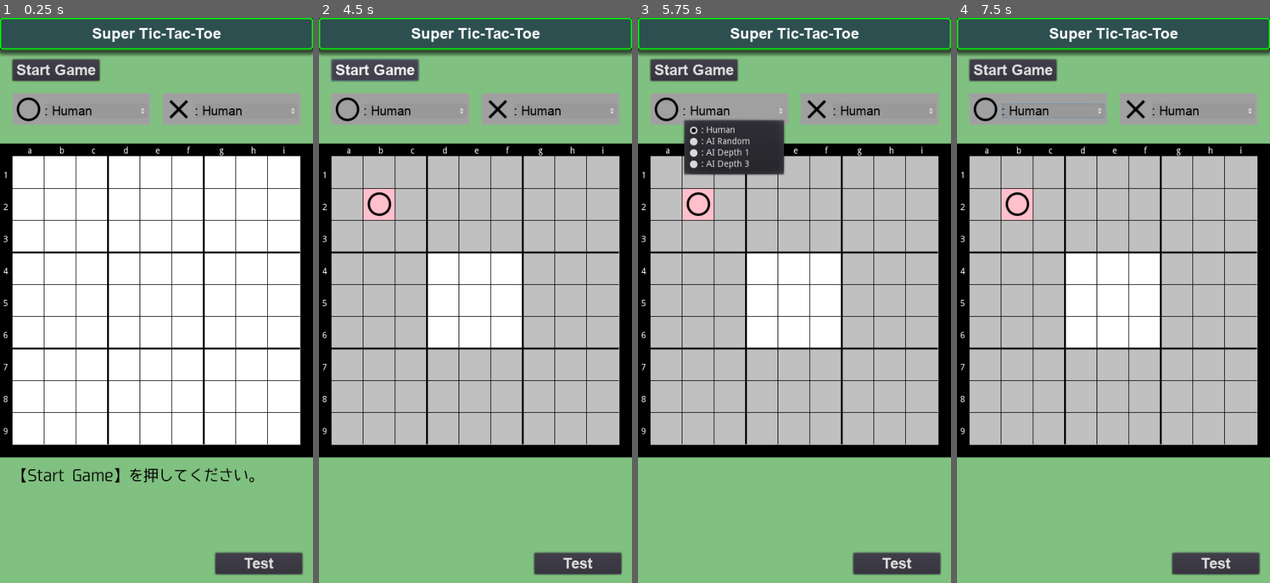
Above: before the commit, frames 1-4 (left to right).
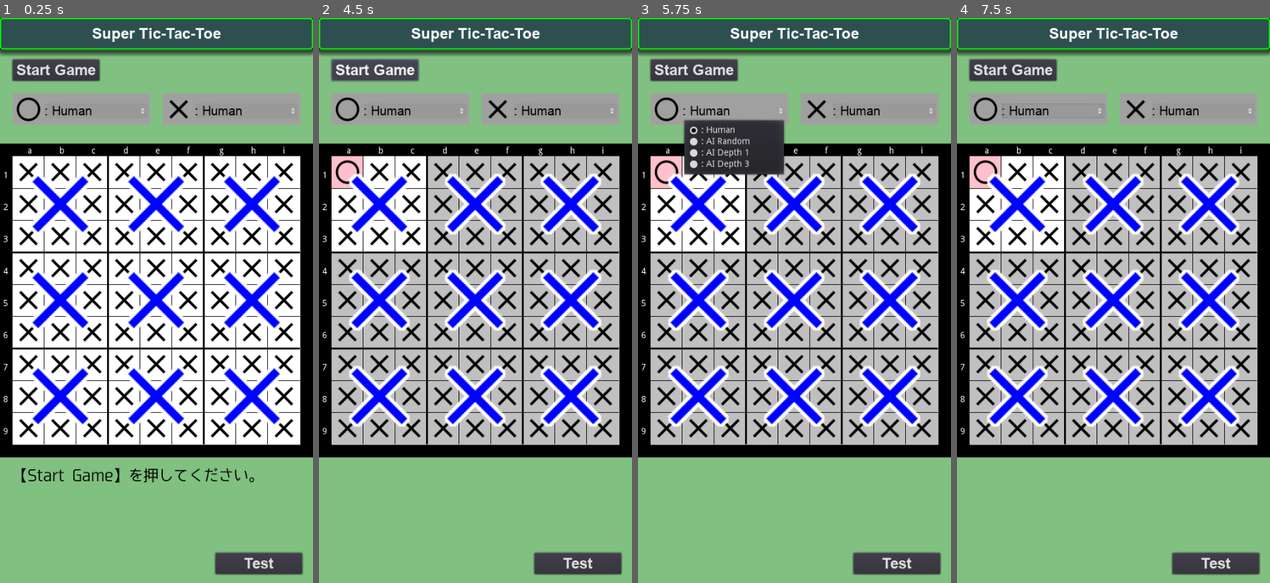
Above: after the commit, the same moments.

Repository: vivisuke/SuperTicTacToe
Game: Godot game, scene res://MainScene.tscn
Same seed, same stepped clock (60 frames per second), same inputs: the game is played once before the commit and once after it.
Inputs:
- Up to frame 1 (0.25 s): no input
- Up to frame 2 (4.5 s): click "Start Game" at 0.5 s; click "Stop Game" at 1.25 s; click "Start Game" at 2 s; click "Test" at 2.75 s; click "Ｖ" at 3.5 s; click "Stop Game" at 4.25 s
- Up to frame 3 (5.75 s): click ": Human" at 5 s
- Up to frame 4 (7.5 s): click "Test" at 5.75 s; click ": Human" at 6.5 s; click "Ｖ" at 7.25 s

The runs differ from the first frame. In frame 1, 13% of the frame differs, in the area x 6-94%, y 25-75%; in frame 2, 23%, in the area x 4-94%, y 24-75%; in frame 3, 22%; in frame 4, 23%.

Commit message:
0176 ◎ C 02/25 02/28 0.001│ToDo│タイルセット値は TS_XXX に変更し、盤面色は ±1, 0 に変更

Diff:
--- a/SuperTicTacToe/MainScene.tscn
+++ b/SuperTicTacToe/MainScene.tscn
@@ -1,8 +1,7 @@
-[gd_scene load_steps=27 format=2]
+[gd_scene load_steps=26 format=2]
 
 [ext_resource path="res://scripts/TitleBar.gd" type="Script" id=1]
 [ext_resource path="res://fonts/arialbd.ttf" type="DynamicFontData" id=2]
-[ext_resource path="res://scripts/Board.gd" type="Script" id=3]
 [ext_resource path="res://images/close_black.png" type="Texture" id=4]
 [ext_resource path="res://images/circle_black.png" type="Texture" id=5]
 [ext_resource path="res://images/big_circle_black.png" type="Texture" id=6]
@@ -164,7 +163,6 @@
 margin_right = 500.0
 margin_bottom = 700.0
 color = Color( 0.752941, 0.752941, 0.752941, 1 )
-script = ExtResource( 3 )
 
 [node name="TileMapBG" type="TileMap" parent="Board"]
 position = Vector2( 20, 20 )
--- a/SuperTicTacToe/scripts/MainScene.gd
+++ b/SuperTicTacToe/scripts/MainScene.gd
@@ -66,10 +66,13 @@
 ]
 const mb_str = ["Ｘ", "Ｏ"]
 enum {
-	EMPTY = -1,
-	BATSU = 0, MARU,
+	BLACK = -1, EMPTY, WHITE,				#	盤面石値、WHITE for 先手
+	TS_EMPTY = -1, TS_BATSU, TS_MARU,		#	タイルセットID
 	HUMAN = 0, AI_RANDOM, AI_DEPTH_1, AI_DEPTH_3,
 }
+var g_board3x3 = []			# 3x3 盤面 for 作業用
+var g_eval = []				# 盤面インデックス→評価値 テーブル
+
 class HistItem:
 	var x:int				# 着手位置
 	var y:int
@@ -104,7 +107,7 @@
 		n_put = 0
 		is_game_over = false
 		winner = -1
-		next_color = MARU
+		next_color = WHITE
 		n_put_local = [0, 0, 0, 0, 0, 0, 0, 0, 0]
 		three_lined_up = [false, false, false, false, false, false, false, false, false]
 		next_board = -1
@@ -147,11 +150,11 @@
 			txt += "\n"
 		txt += "\n"
 		if is_game_over:
-			if winner == MARU: txt += "O won.\n"
-			elif winner == BATSU: txt += "X won.\n"
+			if winner == WHITE: txt += "O won.\n"
+			elif winner == BLACK: txt += "X won.\n"
 			else: txt += "draw.\n"
 		else:
-			txt += "next turn color: %s\n" % ("O" if next_color == MARU else "X")
+			txt += "next turn color: %s\n" % ("O" if next_color == WHITE else "X")
 			txt += "next board = %d\n" % next_board
 		txt += "last_put_pos = [%d, %d]\n" % last_put_pos()
 		print(txt)
@@ -188,11 +191,11 @@
 		if !is_game_over && n_put == N_HORZ*N_VERT:
 			is_game_over = true
 		stack.push_back(HistItem.new(x, y, linedup, next_board))
-		next_color = (MARU + BATSU) - next_color	# 手番交代
+		next_color = (WHITE + BLACK) - next_color	# 手番交代
 		update_next_board(x, y)					# next_board 設定
 	func unput():
 		if stack.empty(): return
-		next_color = (MARU + BATSU) - next_color	# 手番交代
+		next_color = (WHITE + BLACK) - next_color	# 手番交代
 		var itm = stack.pop_back()
 		l_board[itm.x + itm.y*N_HORZ] = EMPTY
 		if itm.linedup:				# 着手で三目並んだ場合
@@ -203,7 +206,7 @@
 		next_board = itm.next_board
 		pass
 	func change_turn():				# 手番交代
-		next_color = (MARU + BATSU) - next_color
+		next_color = (WHITE + BLACK) - next_color
 	func is_three_stones(x : int, y : int):		# 三目並んだか？
 		var x3 : int = x % 3
 		var x0 : int = x - x3		# ローカルボード内左端座標
@@ -294,23 +297,23 @@
 					put(x0+h, y0+v, next_color)
 					if is_game_over:
 						unput()
-						if next_color == MARU:
+						if next_color == WHITE:
 							return 9000
 						else:
 							return -9000
 					var ev = alpha_bata(alpha, beta, depth-1)
 					unput()
-					if next_color == MARU:
+					if next_color == WHITE:
 						alpha = max(ev, alpha)
 						if alpha >= beta: return alpha
 					else:
 						beta = min(ev, beta)
 						if alpha >= beta: return beta
-		if next_color == MARU:
+		if next_color == WHITE:
 			return alpha
 		else:
 			return beta
-	func select_depth_3():		# ３手先読み（着手評価のみ）で着手決定
+	func select_depth_3():		# ３手先読み＋評価関数で着手決定
 		var bd = Board.new()
 		bd.copy(self)
 		var DEPTH = 3
@@ -335,7 +338,7 @@
 					bd.put(x0+h, y0+v, next_color)
 					var ev = bd.alpha_bata(alpha, beta, DEPTH)
 					bd.unput()
-					if next_color == MARU:
+					if next_color == WHITE:
 						if ev > alpha:
 							alpha = ev
 							ps = [x0+h, y0+v]
@@ -377,7 +380,7 @@
 			i4 = i4 * 3 + get_color_g(2 - g, g) + 1
 		ev += (ev_pat_table[i3] + ev_pat_table[i4]) * 32
 		if next_board < 0:		# 全ボードに着手可能
-			if next_color == MARU:
+			if next_color == WHITE:
 				ev += 16
 			else:
 				ev -= 16
@@ -444,7 +447,7 @@
 var AI_thinking = false
 var waiting = 0;				# ウェイト中カウンタ
 var game_started = false				# ゲーム中
-var next_color = MARU
+var next_color = WHITE
 var maru_player = HUMAN
 var batsu_player = HUMAN
 #var next_logical_board = [-1, -1]	# 着手可能ロジカルボード
@@ -455,14 +458,15 @@
 
 func _ready():
 	print(Time.get_ticks_usec())
+	build_3x3_eval_table()			# 3x3盤面→評価値テーブル構築
 	#
 	g_bd = Board.new()
 	g_bd.print()
 	print("eval_board = ", g_bd.eval_board())
-	g_bd.put(0, 0, MARU)
+	g_bd.put(0, 0, WHITE)
 	g_bd.print()
 	print("eval_board = ", g_bd.eval_board())
-	g_bd.put(1, 1, BATSU)
+	g_bd.put(1, 1, BLACK)
 	g_bd.print()
 	print("eval_board = %d\n" % g_bd.eval_board())
 	g_bd.unput()
@@ -484,10 +488,40 @@
 	init_board()
 	update_next_label()
 	#update_next_underline()
-	#put(2, 2, MARU)
+	#put(2, 2, WHITE)
 	$MessLabel.text = "【Start Game】を押してください。"
 	print(Time.get_ticks_usec())
 	pass # Replace with function body.
+func col2tsid(col):
+	match col:
+		EMPTY:	return TS_EMPTY
+		WHITE:	return TS_MARU
+		BLACK:	return TS_BATSU
+func tsid2col(id):
+	match id:
+		TS_EMPTY:	return EMPTY
+		TS_MARU:	return WHITE
+		TS_BATSU:	return BLACK
+func eval3(c1, c2, c3):
+	pass
+func eval3x3(bd : Array):
+	pass
+func set_board3x3(index : int):
+	var i = 8
+	while i >= 0:
+		match index % 3:
+			0:	g_board3x3[i] = EMPTY
+			1:	g_board3x3[i] = WHITE
+			2:	g_board3x3[i] = BLACK
+		index /= 3
+		i -= 1
+func build_3x3_eval_table():
+	g_board3x3.resize(3*3)
+	g_eval.resize(pow(3, 9))		# 3^9
+	for ix in range(g_eval.size()):
+		set_board3x3(ix);
+		g_eval[ix] = eval3x3(g_board3x3);
+	pass
 func setup_player_option_button(ob):
 	ob.add_item(": Human", 0)
 	ob.add_item(": AI Random", 1)
@@ -512,7 +546,7 @@
 	put_pos = [-1, -1]
 	n_put_board = [0, 0, 0, 0, 0, 0, 0, 0, 0]
 	three_lined_up = [false, false, false, false, false, false, false, false, false]
-	next_color = MARU
+	next_color = WHITE
 	#for y in range(N_VERT):
 	#	for x in range(N_HORZ):
 	#		$Board/TileMapLocal.set_cell(x, y, -1)
@@ -525,15 +559,15 @@
 	pass
 func update_next_label():
 	if game_started:
-		$MessLabel.text = "次は%sの手番です。" % ("Ｏ" if next_color == MARU else "Ｘ")
+		$MessLabel.text = "次は%sの手番です。" % ("Ｏ" if next_color == WHITE else "Ｘ")
 	update_next_underline()
 func update_next_underline():
-	$MaruPlayer/Underline.visible = game_started && next_color == MARU
-	$BatsuPlayer/Underline.visible = game_started && next_color == BATSU
+	$MaruPlayer/Underline.visible = game_started && next_color == WHITE
+	$BatsuPlayer/Underline.visible = game_started && next_color == BLACK
 func can_put_local(x : int, y : int):
 	return $Board/TileMapBG.get_cell(x, y) == NEXT_LOCAL_BOARD
 func is_empty(x : int, y : int):
-	return $Board/TileMapLocal.get_cell(x, y) == -1
+	return $Board/TileMapLocal.get_cell(x, y) == TS_EMPTY
 func put(x : int, y : int, col):
 	if !is_empty(x, y): return
 	n_put += 1
@@ -544,7 +578,7 @@
 		$Board/TileMapCursor.set_cell(put_pos[0], put_pos[1], -1)
 	put_pos = [x, y]
 	$Board/TileMapCursor.set_cell(put_pos[0], put_pos[1], 0)
-	$Board/TileMapLocal.set_cell(x, y, col)
+	$Board/TileMapLocal.set_cell(x, y, col2tsid(col))
 	if n_put == N_HORZ * N_VERT:	# 全て着手済み → 終局
 		#game_started = false
 		do_game_over()
@@ -632,7 +666,7 @@
 		for gy2 in range(N_VERT/3):
 			for gx2 in range(N_HORZ/3):
 				$Board/TileMapBG.set_cell(gx2, gy2, NEXT_LOCAL_BOARD)
-	next_color = (MARU + BATSU) - next_color
+	next_color = (WHITE + BLACK) - next_color
 	update_next_label()
 	#update_next_underline()
 	update_board_tilemaps()
@@ -641,12 +675,12 @@
 	if waiting > 0:
 		waiting -= 1
 	elif( game_started && !AI_thinking &&
-			(next_color == MARU && maru_player >= AI_RANDOM || next_color == BATSU && batsu_player >= AI_RANDOM) ):
+			(next_color == WHITE && maru_player >= AI_RANDOM || next_color == BLACK && batsu_player >= AI_RANDOM) ):
 		#if !game_started:
 		#	print("??? game_started = ", game_started)
 		AI_thinking = true
 		#var pos = AI_think_random()
-		var typ = maru_player if next_color == MARU else batsu_player
+		var typ = maru_player if next_color == WHITE else batsu_player
 		var pos = (g_bd.select_random() if typ == AI_RANDOM else
 					g_bd.select_depth_1() if typ == AI_DEPTH_1 else
 					g_bd.select_depth_3())
Not shown, changed: SuperTicTacToe.spr
